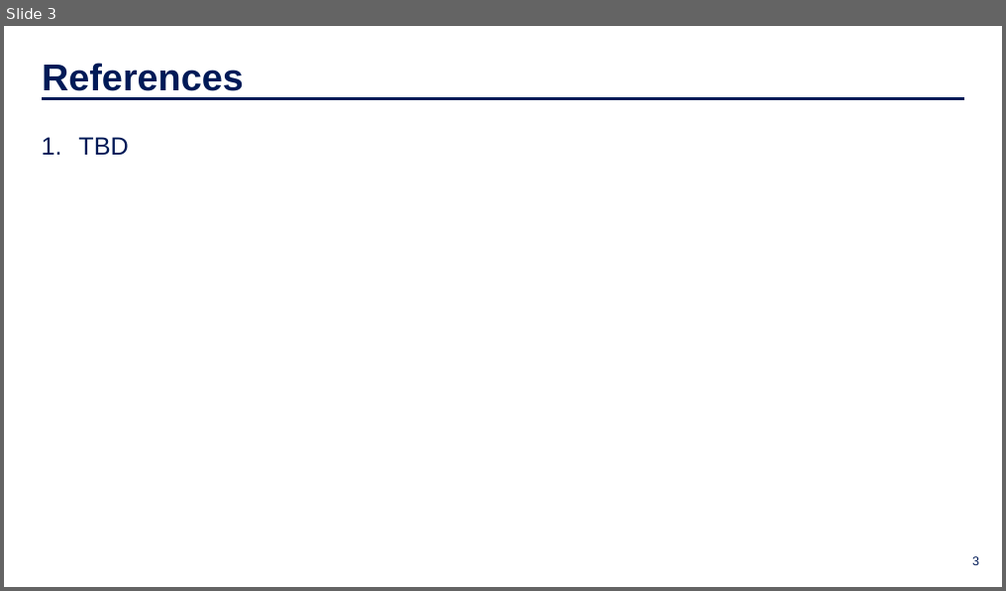
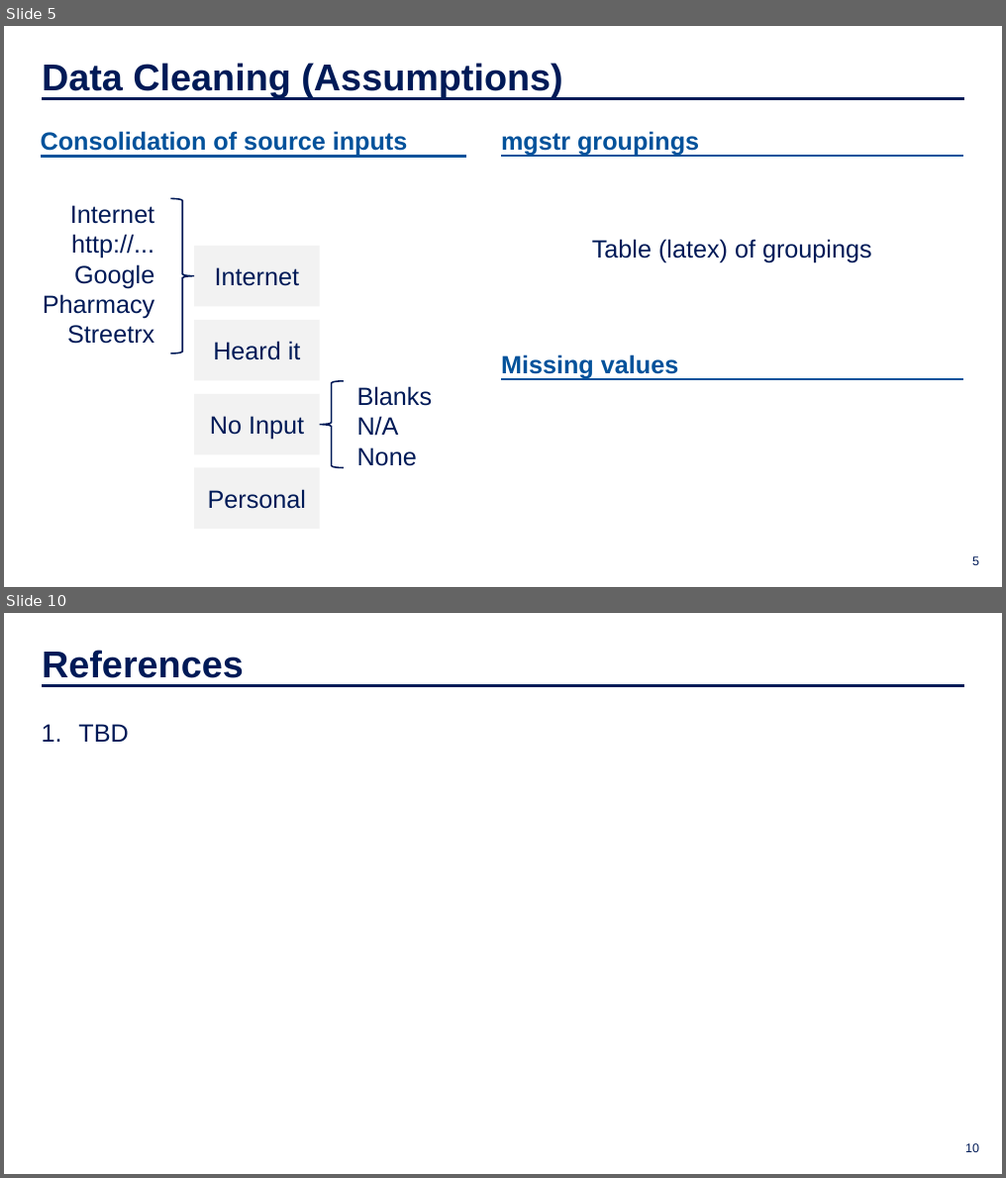
Before and after one commit to IDS-702-F21/team-project-2-streetrx-and-voting-in-nc-yellowfellows, a slide deck: Presentation/slide_deck.pptx. Shown one above the other, each under a label of ours: slide 3 before the commit, slides 5 and 10 after it; the slides between them are not shown. The pictures are 1006x591 and 1006x1178 pixels, drawn with LibreOffice and Linux fonts; fonts in the diff are those of the drawing; background and template pictures are left out. Boxes give left, top, right and bottom in pixels: in the first picture for what was removed or moved away, otherwise in the second. Text is boxed around its words. In the diff, an @@ line names an element or a change of style, - is before the commit and + after.

```diff
--- a/Presentation/slide_deck.pptx
+++ b/Presentation/slide_deck.pptx
@@ slide 5 added at (x1=4, y1=26, x2=1002, y2=587), background picture (left out) @@
@@ text added at (x1=42, y1=63, x2=562, y2=97), 36 pt, text #001A57, bold @@
+Data Cleaning (Assumptions)
@@ line added from (42, 98) to (964, 98), #001A57 3 pt @@
@@ text added at (x1=41, y1=131, x2=408, y2=156), 24 pt, text #03529B, bold @@
+Consolidation of source inputs
@@ text added at (x1=501, y1=131, x2=699, y2=156), 24 pt, text #03529B, bold @@
+mgstr groupings
@@ line added from (40, 157) to (466, 157), #03529B 2.25 pt @@
@@ line added from (501, 156) to (963, 156), #03529B 2.25 pt @@
@@ right brace added at (x1=171, y1=199, x2=194, y2=354), outline #001A57 1.5 pt @@
@@ text added at (x1=43, y1=205, x2=154, y2=344), 24 pt, text #001A57 @@
+Internet
+http://...
+Google
+Pharmacy
+Streetrx
@@ rectangle added at (x1=194, y1=246, x2=319, y2=307), fill #F2F2F2, 24 pt, text #001A57 @@
+Internet
@@ text added at (x1=592, y1=239, x2=872, y2=264), 24 pt, text #001A57 @@
+Table (latex) of groupings
@@ rectangle added at (x1=194, y1=320, x2=319, y2=381), fill #F2F2F2, 24 pt, text #001A57 @@
+Heard it
@@ left brace added at (x1=320, y1=381, x2=344, y2=469), outline #001A57 1.5 pt @@
@@ text added at (x1=501, y1=355, x2=678, y2=379), 24 pt, text #03529B, bold @@
+Missing values
@@ line added from (501, 379) to (963, 379), #03529B 2.25 pt @@
@@ rectangle added at (x1=194, y1=394, x2=319, y2=456), fill #F2F2F2, 24 pt, text #001A57 @@
+No Input
@@ text added at (x1=357, y1=386, x2=433, y2=467), 24 pt, text #001A57 @@
+Blanks
+N/A
+None
@@ rectangle added at (x1=194, y1=469, x2=319, y2=530), fill #F2F2F2, 24 pt, text #001A57 @@
+Personal
@@ page number added at (x1=972, y1=557, x2=979, y2=566), 12 pt, text #001A57 @@
+5
@@ what was slide 3 is now slide 10 @@
@@ page number at (x1=965, y1=1144, x2=979, y2=1153): text changed @@
-3
+10
```
Also in this commit, not shown: 1 slide changed, 6 other slides added, 1 other file.
